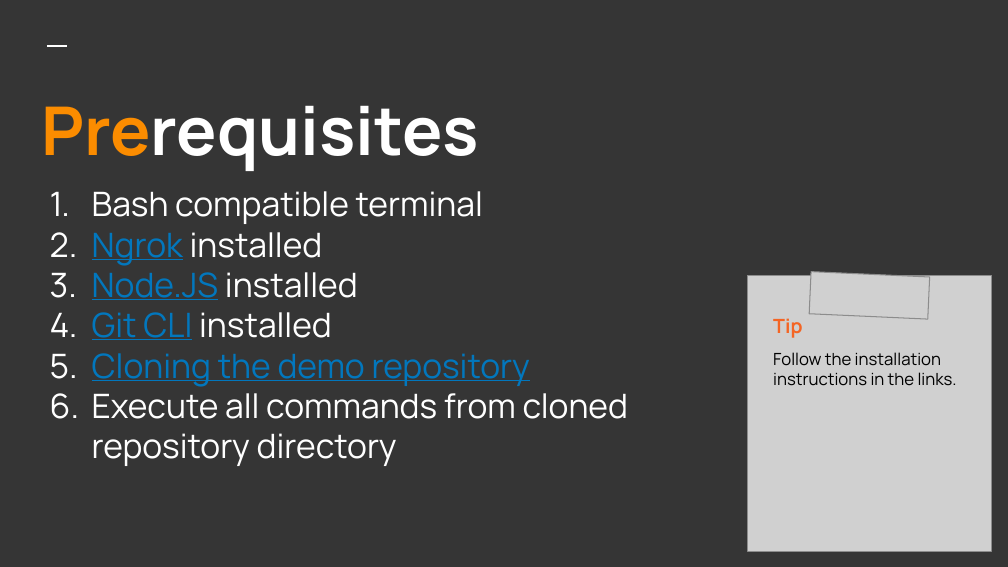
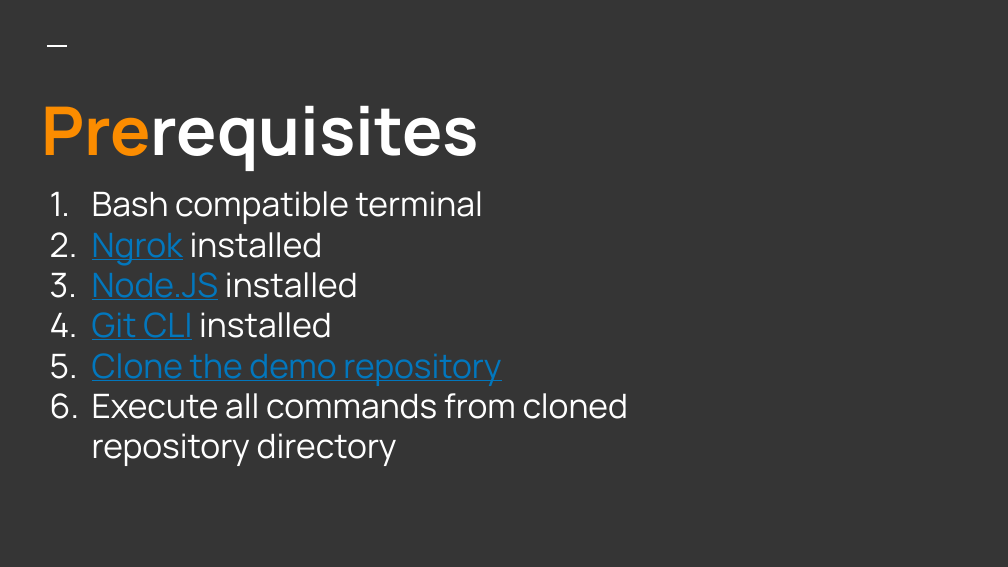
Before and after one commit to jefeish/github-presentation, a slide deck: slide 4 of github-presentation.pptx. Drawn at 1008x567 pixels with LibreOffice and Linux fonts; fonts in the diff are those of the drawing; grey boxes stand for pictures. Boxes give left, top, right and bottom in pixels: in the first picture for what was removed or moved away, otherwise in the second. Text is boxed around its words. In the diff, an @@ line names an element or a change of style, - is before the commit and + after.

```diff
--- a/github-presentation.pptx
+++ b/github-presentation.pptx
@@ picture removed at (x1=748, y1=275, x2=992, y2=551) @@
@@ picture removed at (x1=810, y1=271, x2=930, y2=319) @@
@@ text removed at (x1=773, y1=318, x2=957, y2=386) @@
-Tip
-Follow the installation instructions in the links.
@@ title at (x1=92, y1=353, x2=501, y2=386): text changed @@
-5. Cloning the demo repository
+5. Clone the demo repository
```
Also in this commit, not shown: 11 other slides changed, 3 other files.
